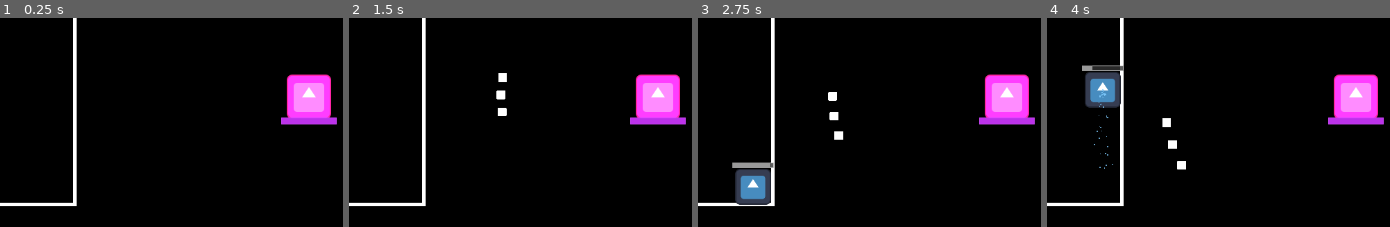
Above: before the commit, frames 1-4 (left to right).
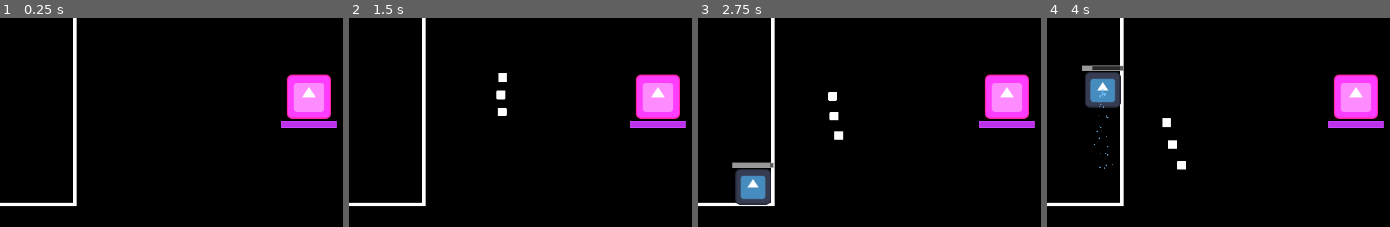
Above: after the commit, the same moments.

Repository: kriegueur/shovel_jam
Game: Godot game, scene res://scenes/battle_scene.tscn
Two runs of this game, one before a commit and one after it. Both use one fixed random seed, a clock stepped at 60 frames per second and the inputs below. The engine's default icon, where the game draws it, is replaced by a stand-in: a white triangle on a blue panel in a dark square.
Inputs:
- Up to frame 1 (0.25 s): no input
- Up to frame 2 (1.5 s): click "Attack" at 0.5 s; tap Enter at 1.25 s; hold D (right) from 1.28 s (still down); tap Shift (dash) at 1.35 s
- Up to frame 3 (2.75 s): release D (right) at 2.03 s; hold S (down) from 2.03 s (still down); tap Shift (dash) at 2.1 s
- Up to frame 4 (4 s): release S (down) at 2.78 s; hold D (right) 2.78-3.53 s; tap Shift (dash) at 2.85, 3.6 s; hold W (up) from 3.53 s (still down)
The pictures show only the part of the screen within x 50-100%, y 27-77%; the shares and areas given below are measured in that part.

The runs differ from the first frame. In frame 1, 0.6% of the frame differs, in the area x 81-99%, y 47-53%; in frame 2, 0.6%; in frame 3, 0.6%; in frame 4, 0.6%.

Commit message:
removed canvas layer

Diff:
--- a/scenes/enemy_component.tscn
+++ b/scenes/enemy_component.tscn
@@ -18,13 +18,11 @@
 
 [node name="Timer" type="Timer" parent="."]
 
-[node name="CanvasLayer" type="CanvasLayer" parent="."]
-
-[node name="ProgressBar" type="ProgressBar" parent="CanvasLayer"]
+[node name="ProgressBar" type="ProgressBar" parent="."]
 offset_left = -40.0
-offset_top = 30.0
+offset_top = 35.0
 offset_right = 40.0
-offset_bottom = 40.0
+offset_bottom = 45.0
 theme_override_styles/background = SubResource("StyleBoxFlat_wmfil")
 theme_override_styles/fill = SubResource("StyleBoxFlat_74p7v")
 value = 100.0
--- a/scripts/enemy_component.gd
+++ b/scripts/enemy_component.gd
@@ -1,6 +1,8 @@
 extends Node2D
 
 @onready var timer: Timer = $Timer
+@onready var progress_bar: ProgressBar = $ProgressBar
+
 
 @export var shooting_point : Vector2 = Vector2(-68, 0)
 @export var shot_interval : float = 1.0
@@ -9,7 +11,7 @@
 @export var bullets_per_shot : int = 1
 @export var time_offset : float = 0.0
 
-@export var max_health : int = 100
+@export var max_health : float = 100.0
 var current_health : int
 @onready var health_bar : ProgressBar
 
@@ -40,10 +42,9 @@
 			add_child(proj)
 	)
 	current_health = max_health
-	$CanvasLayer/ProgressBar.max_value = max_health
-	$CanvasLayer/ProgressBar.value = current_health
-	$CanvasLayer/ProgressBar.min_value = 0
-	$CanvasLayer/ProgressBar.global_position = global_position + Vector2(-40, 30)
+	progress_bar.max_value = max_health
+	progress_bar.value = current_health
+	progress_bar.min_value = 0.0
 
 # Called every frame. 'delta' is the elapsed time since the previous frame.
 func _process(delta: float) -> void:
@@ -51,7 +52,7 @@
 
 func take_damage(damage: int):
 	current_health = max(0, current_health - damage)
-	$CanvasLayer/ProgressBar.value = current_health
+	ProgressBar.value = current_health
 	health_changed.emit(current_health, max_health)
 	if current_health <= 0:
 		die()
@@ -64,7 +65,6 @@
 	get_tree().create_timer(time_offset).connect("timeout", func():
 		timer.start()
 	)
-
 
 func stop_shooting():
 	timer.stop()
